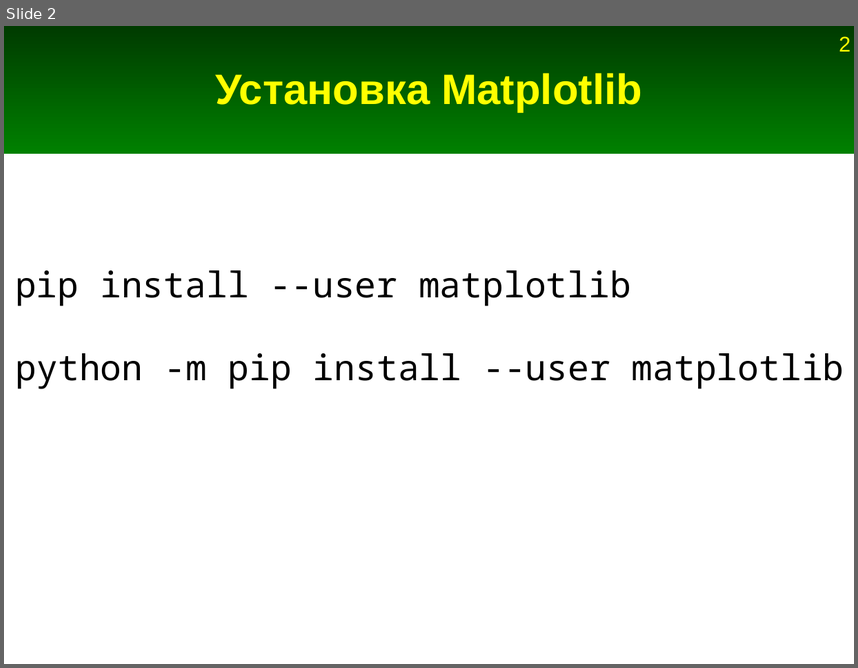
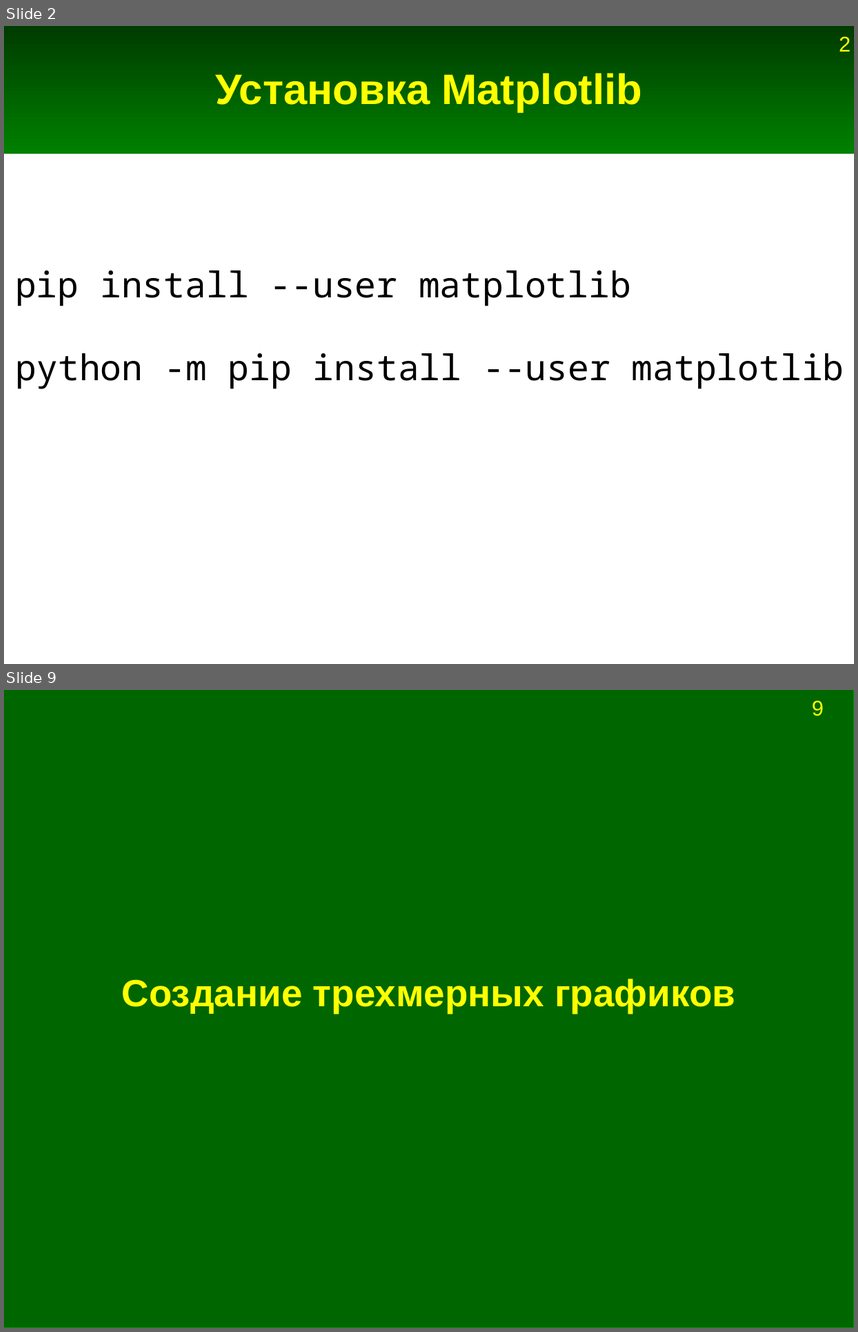
Before and after one commit to Jenyay/modelling, a slide deck: python language/presentations/16. Matplotlib.odp. Shown one above the other, each under a label of ours: slide 2 before the commit, slides 2 and 9 after it; the slides between them are not shown. The pictures are 858x668 and 858x1332 pixels, drawn with LibreOffice and Linux fonts; fonts in the diff are those of the drawing. Boxes give left, top, right and bottom in pixels: in the first picture for what was removed or moved away, otherwise in the second. Text is boxed around its words. In the diff, an @@ line names an element or a change of style, - is before the commit and + after.

```diff
--- a/python language/presentations/16. Matplotlib.odp
+++ b/python language/presentations/16. Matplotlib.odp
@@ slide 9 added at [4, 690, 854, 1328], background #FFFFFF @@
@@ rectangle added at [4, 690, 854, 1328], fill #006600, outline #009900 0 pt @@
@@ page number added at [812, 700, 824, 716], 18 pt, text #FFFF00 @@
+9
@@ title added at [122, 978, 735, 1013], 32 pt, text #FFFF00, bold @@
+Создание трехмерных графиков
```
Also in this commit, not shown: 9 other slides added, 3 slides removed, 2 other files.
